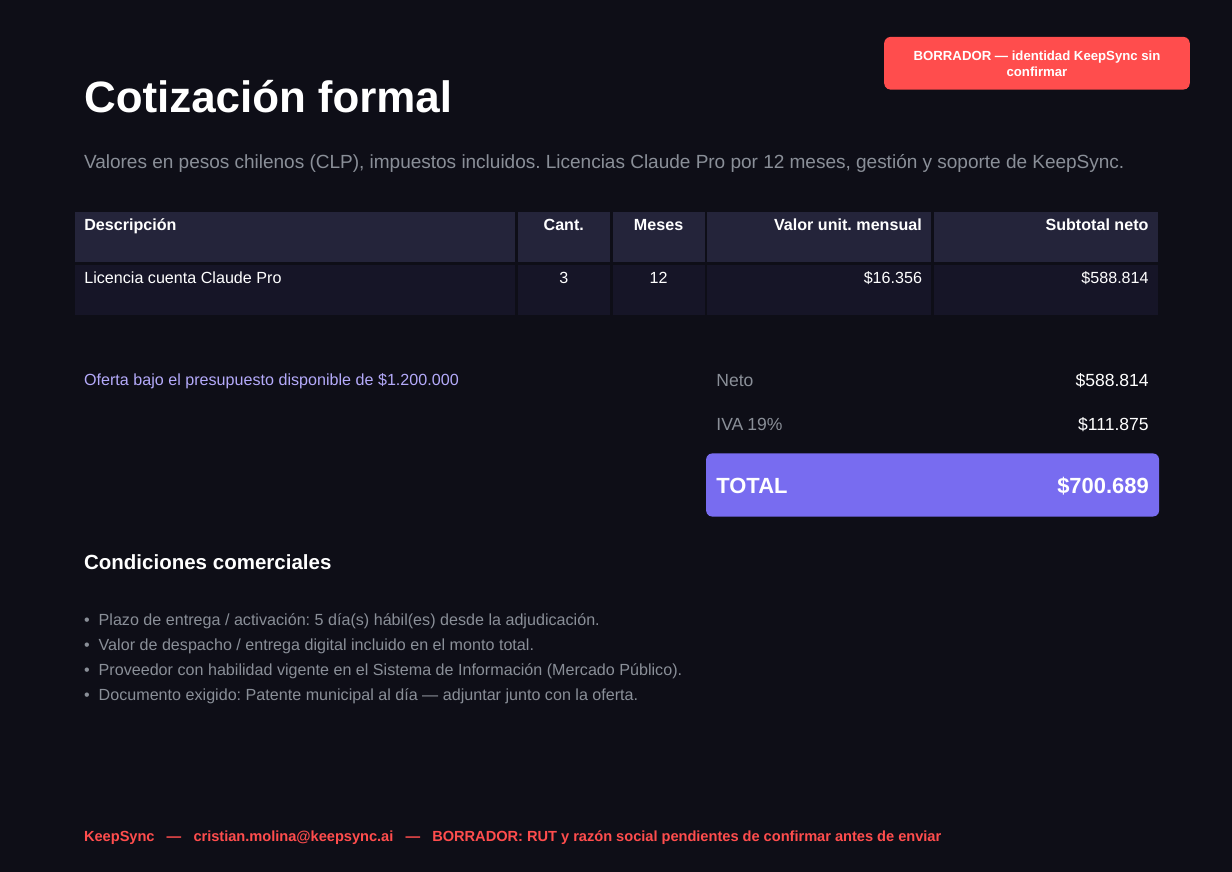
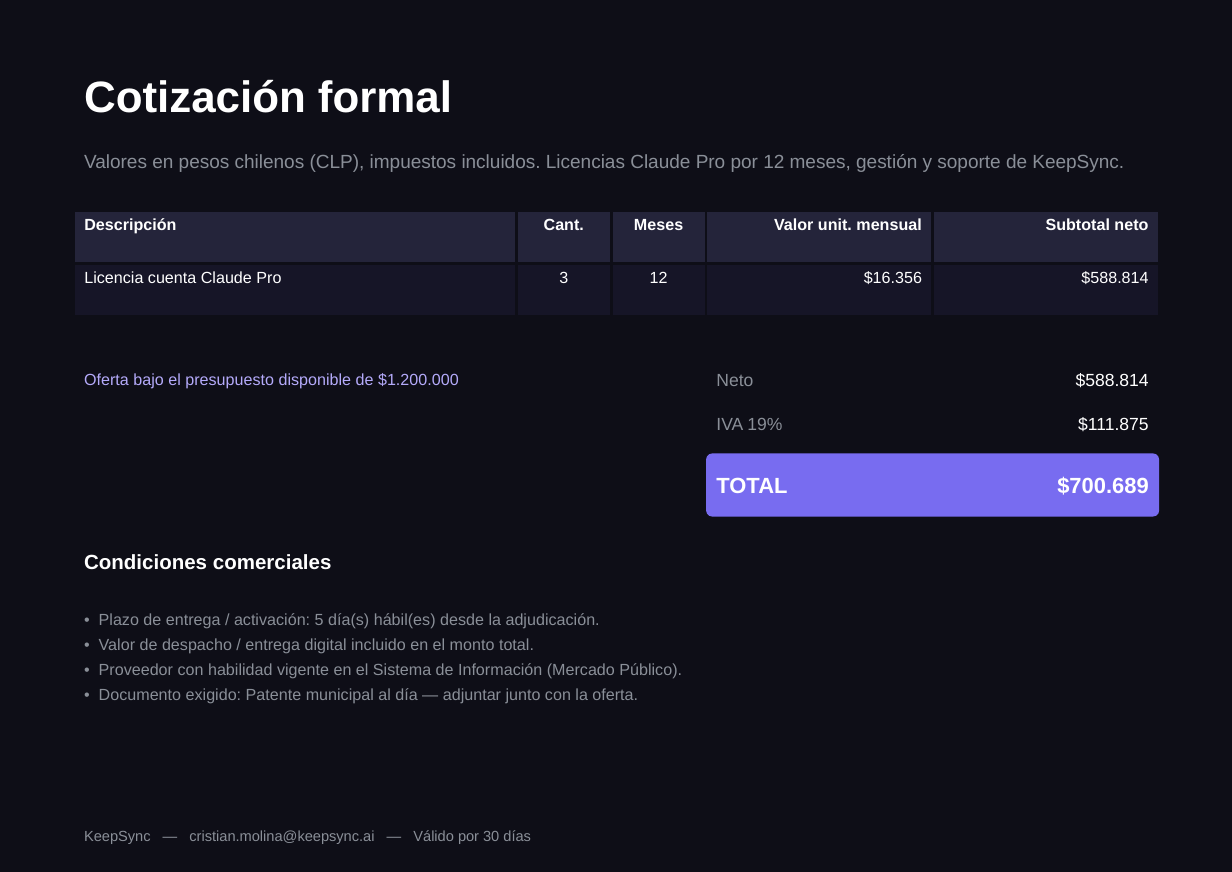
Before and after one commit to keepsync-hub/ks-compra-agil, a slide deck: slide 4 of output/2427-851-COT26/Q-20260811-IMunicipalidadDeValparaiso.pptx. Drawn at 1232x872 pixels with LibreOffice and Linux fonts; fonts in the diff are those of the drawing. Boxes give left, top, right and bottom in pixels: in the first picture for what was removed or moved away, otherwise in the second. Text is boxed around its words. In the diff, an @@ line names an element or a change of style, - is before the commit and + after.

```diff
--- a/output/2427-851-COT26/Q-20260811-IMunicipalidadDeValparaiso.pptx
+++ b/output/2427-851-COT26/Q-20260811-IMunicipalidadDeValparaiso.pptx
@@ rounded rectangle removed at (x1=884, y1=37, x2=1190, y2=90) @@
@@ text removed at (x1=914, y1=50, x2=1160, y2=76) @@
-BORRADOR — identidad KeepSync sin confirmar
@@ text at (x1=84, y1=830, x2=531, y2=844): text changed; text colour #FF4D4D to #8A8F98; bold off @@
-KeepSync — cristian.molina@keepsync.ai — BORRADOR: RUT y razón social pendientes de confirmar antes de enviar
+KeepSync — cristian.molina@keepsync.ai — Válido por 30 días
```
Also in this commit, not shown: 1 other slide changed, 2 other files.
